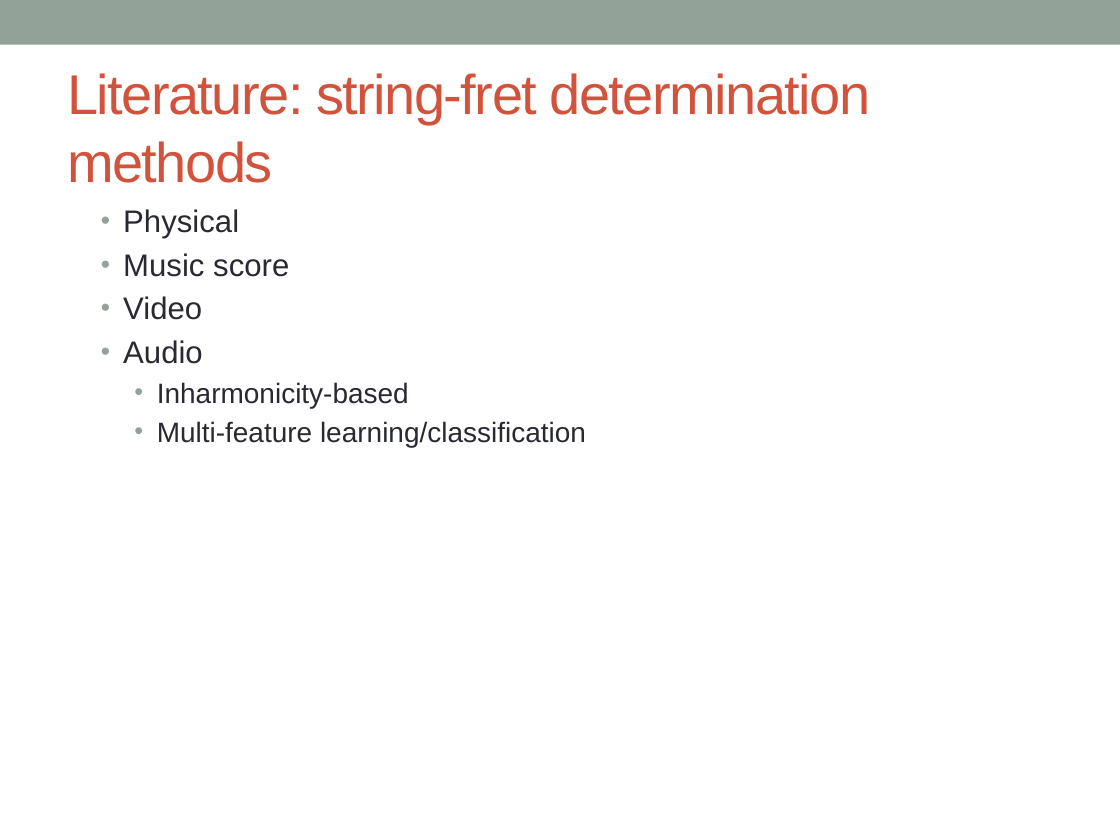
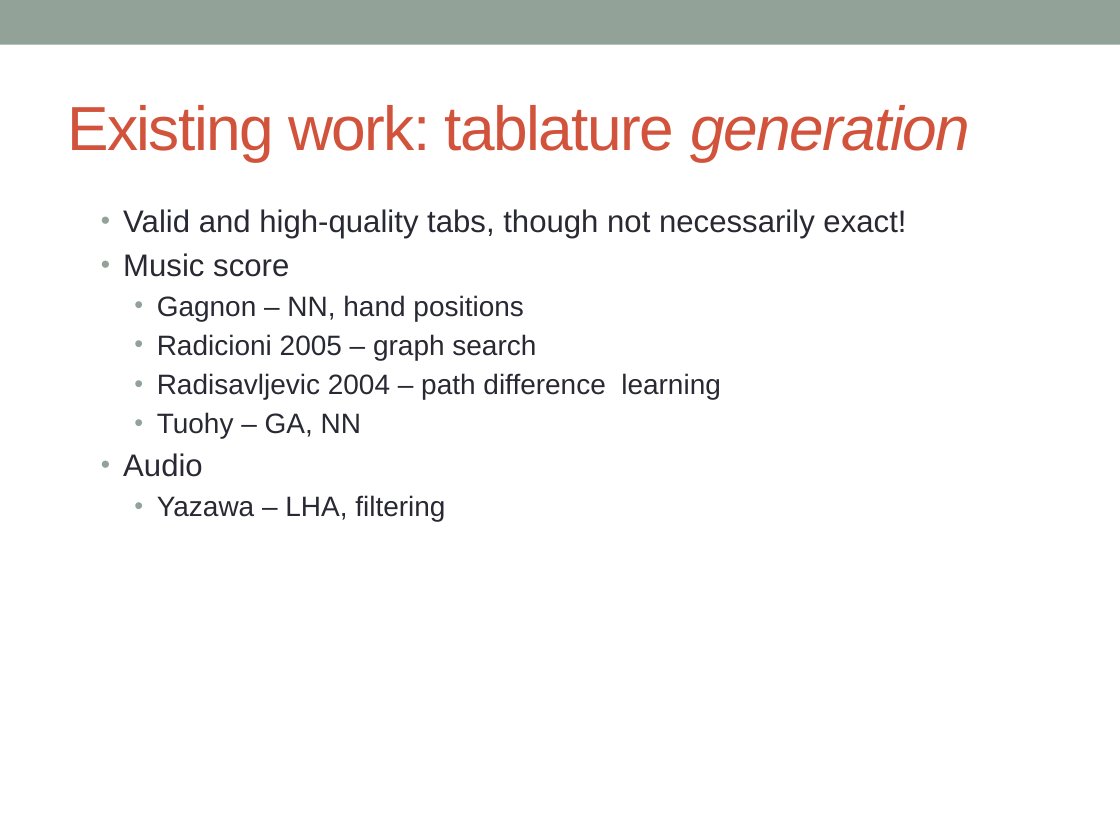
Before and after one commit to jmichel3/ms-thesis, a slide deck: slide 4 of proposal/proposal.pptx (slide 3 before the commit). Drawn at 1120x840 pixels with LibreOffice and Linux fonts; fonts in the diff are those of the drawing. Boxes give left, top, right and bottom in pixels: in the first picture for what was removed or moved away, otherwise in the second. Text is boxed around its words. In the diff, an @@ line names an element or a change of style, - is before the commit and + after.

```diff
--- a/proposal/proposal.pptx
+++ b/proposal/proposal.pptx
@@ title at (x1=67, y1=105, x2=970, y2=162): text changed; size 36 to 40 pt @@
-Literature: string-fret determination methods
+Existing work: tablature generation
@@ text at (x1=123, y1=209, x2=906, y2=239): text changed @@
-  • Physical
+  • Valid and high-quality tabs, though not necessarily exact!
@@ text at (x1=157, y1=295, x2=721, y2=438): text changed; size 20 to 18 pt @@
-  • Video
+    • Gagnon – NN, hand positions
+    • Radicioni 2005 – graph search
+    • Radisavljevic 2004 – path difference learning
+    • Tuohy – GA, NN
@@ text at (x1=157, y1=495, x2=445, y2=521): text changed @@
-    • Inharmonicity-based
-    • Multi-feature learning/classification
+    • Yazawa – LHA, filtering
```
Also in this commit, not shown: 1 other slide changed, 2 slides added, 10 other files.
